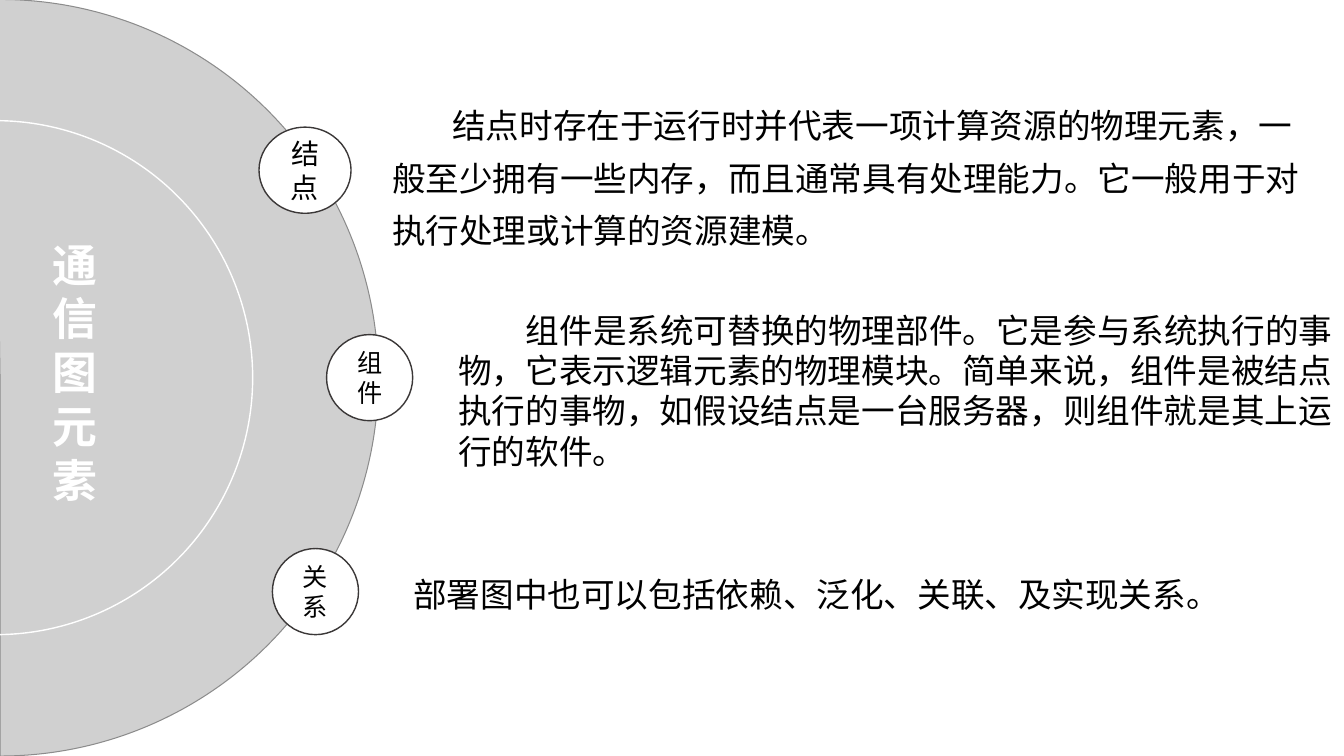
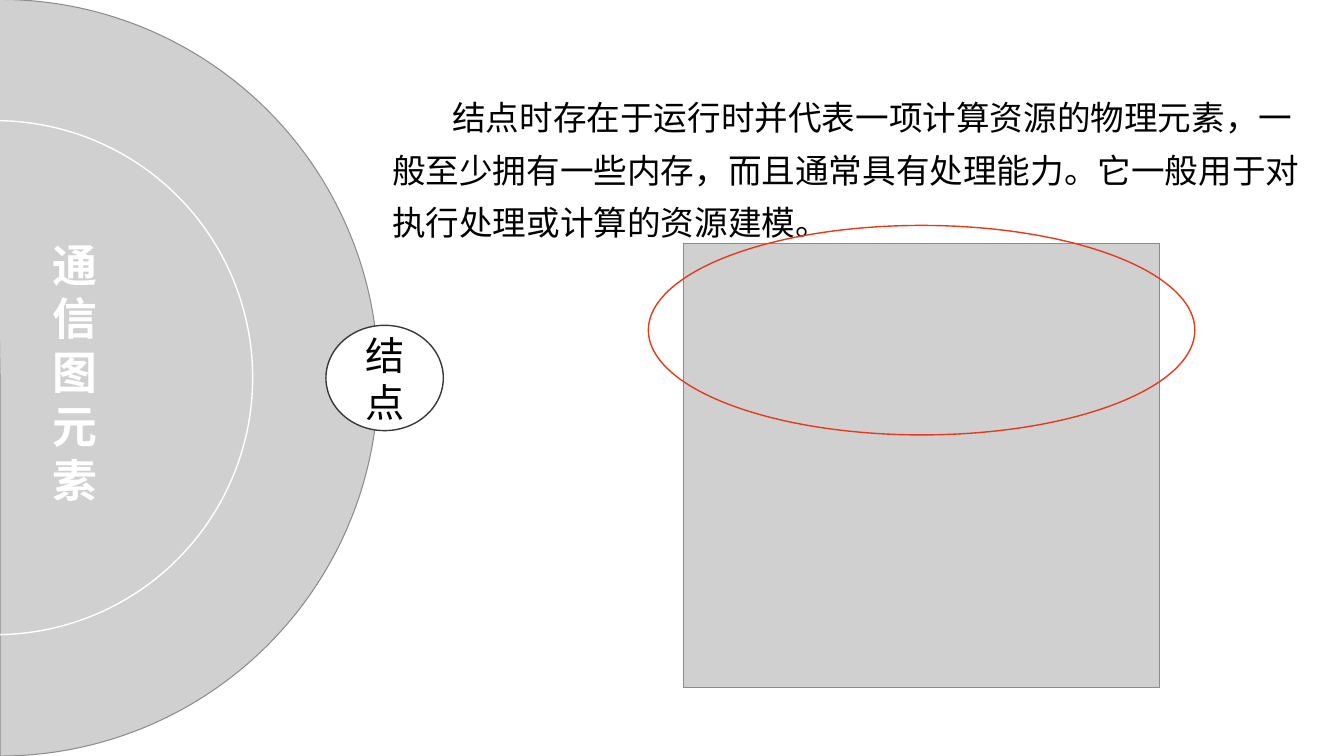
Before and after one commit to PRD2018-G03/PRD2018-G03-SoftwareEngineeringProject, a slide deck: slide 14 of 非受控文档/2_叶柏成/PPT/UML基础1.pptx (slide 10 before the commit). Drawn at 1344x756 pixels with LibreOffice and Linux fonts; fonts in the diff are those of the drawing; grey boxes stand for pictures. Boxes give left, top, right and bottom in pixels: in the first picture for what was removed or moved away, otherwise in the second. Text is boxed around its words. In the diff, an @@ line names an element or a change of style, - is before the commit and + after.

```diff
--- a/非受控文档/2_叶柏成/PPT/UML基础1.pptx
+++ b/非受控文档/2_叶柏成/PPT/UML基础1.pptx
@@ text "结点时存在于运行时并代表一项计算资源的物理元素，一般至少拥有一些内存，而且通常具有处理能力。它一般用于对执行处理或计算的 ..." rewrapped from (392,109,1299,246) to (392,101,1299,245) @@
@@ ellipse added at (648,226,1195,436), outline #E73A1C 1 pt @@
@@ picture added at (684,243,1159,687) @@
@@ ellipse "结点": place and size @@
-ellipse "结点" at (259,127,351,213)
+ellipse "结点" at (326,326,443,432)
@@ ellipse "结点" at (326,326,443,432): size 20 to 28 pt @@
@@ text removed at (458,314,1332,467) @@
-组件是系统可替换的物理部件。它是参与系统执行的事物，它表示逻辑元素的物理模块。简单来说，组件是被结点执行的事物，如假设结点是一台服务器，则组件就是其上运行的软件。
@@ ellipse removed at (327,335,412,420) @@
-组件
@@ ellipse removed at (272,548,358,634) @@
-关系
@@ text removed at (413,578,1220,610) @@
-部署图中也可以包括依赖、泛化、关联、及实现关系。
```
Also in this commit, not shown: 3 other slides changed, 6 slides added.
